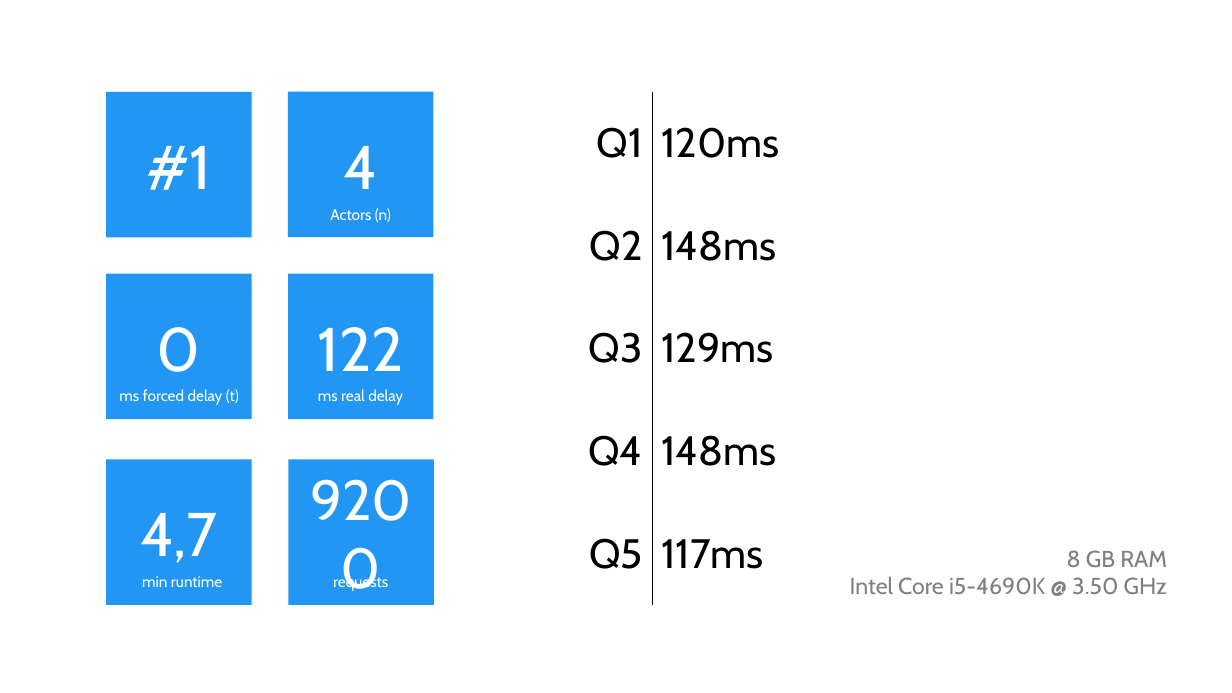
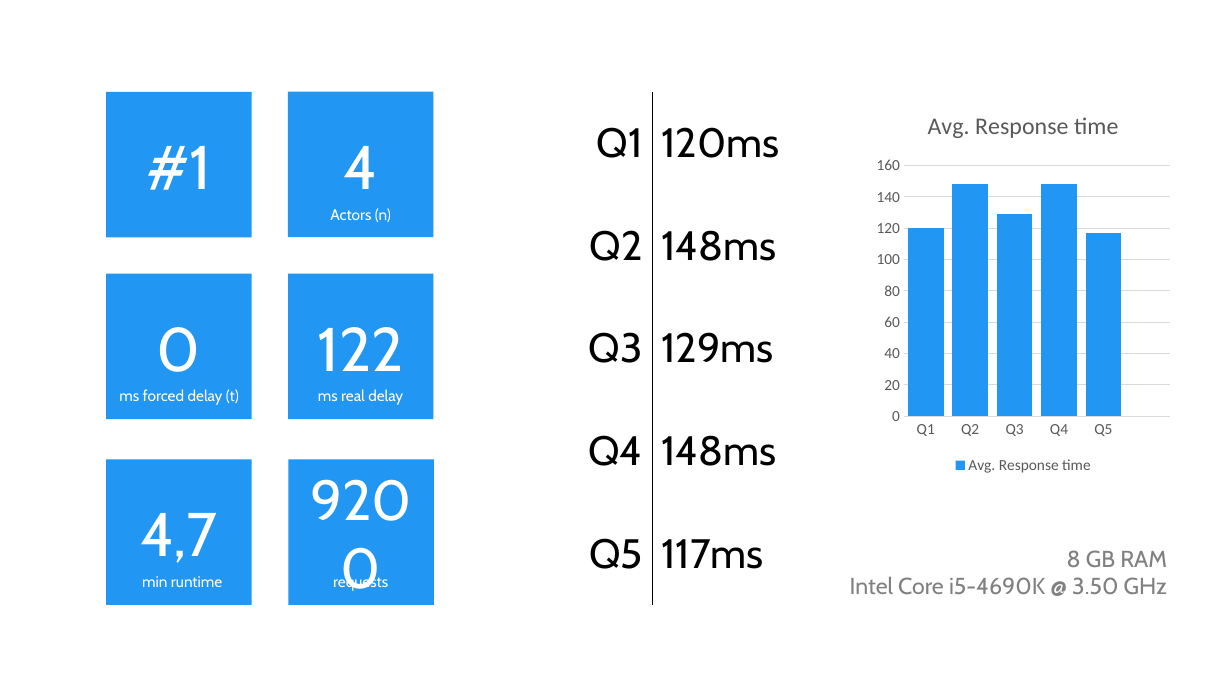
Before and after one commit to elordin/dbs, a slide deck: slide 1 of u07/Results.pptx. Drawn at 1232x693 pixels with LibreOffice and Linux fonts; fonts in the diff are those of the drawing. Boxes give left, top, right and bottom in pixels: in the first picture for what was removed or moved away, otherwise in the second. Text is boxed around its words. In the diff, an @@ line names an element or a change of style, - is before the commit and + after.

```diff
--- a/u07/Results.pptx
+++ b/u07/Results.pptx
@@ column chart added at bbox=[871, 91, 1177, 478] @@
+title "Avg. Response time"
+categories: Q1, Q2, Q3, Q4, Q5
+Avg. Response time: 120, 148, 129, 148, 117, -
```
Also in this commit, not shown: 1 slide added, 4 other files.
